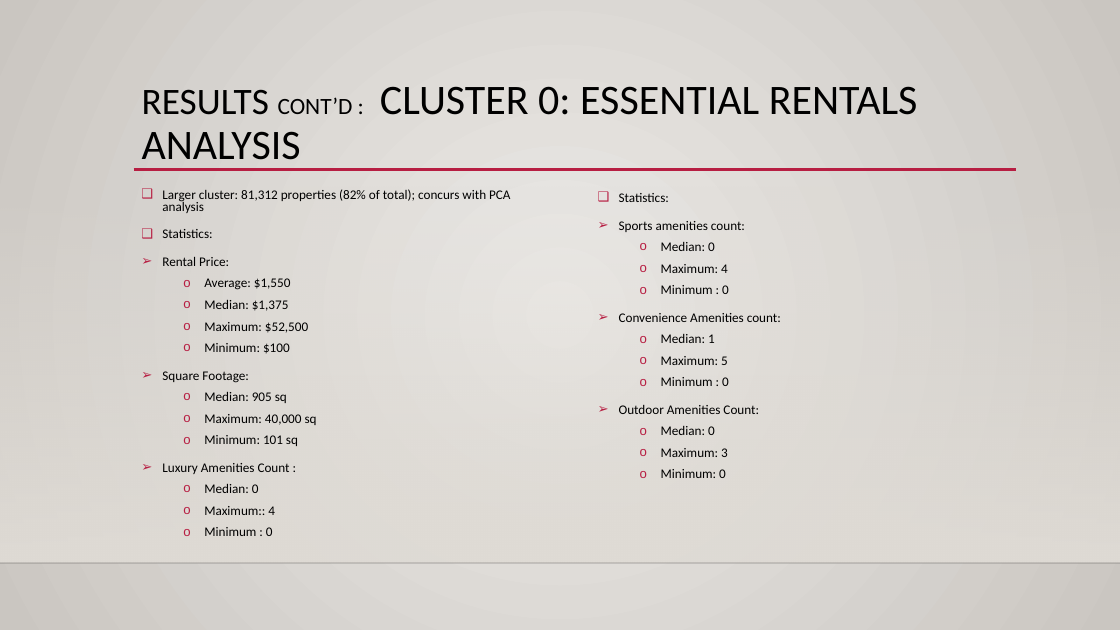
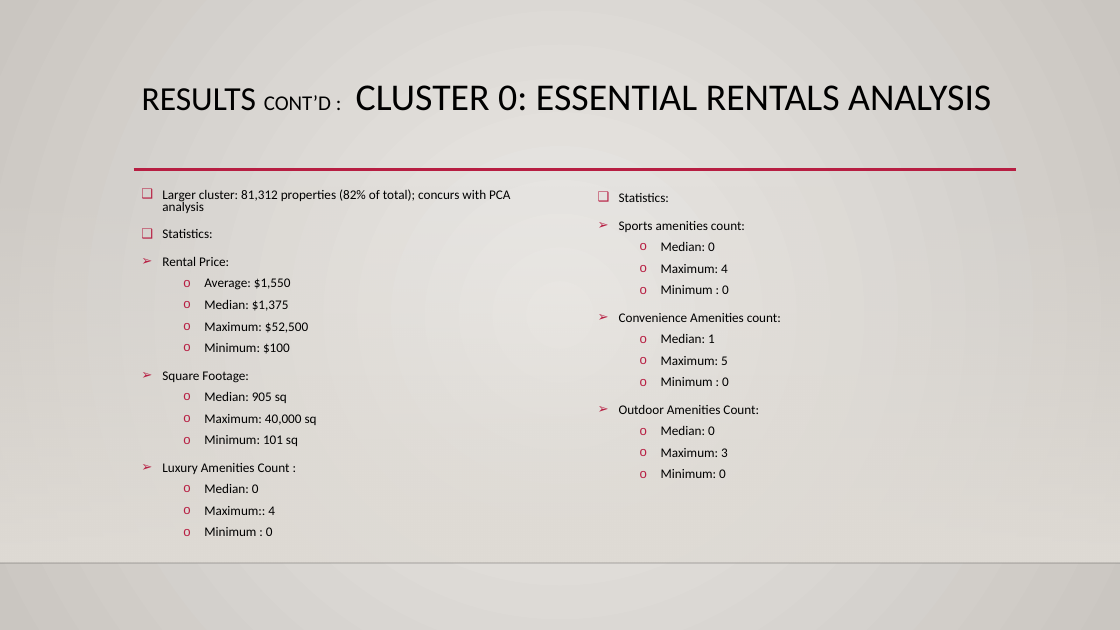
Before and after one commit to EllaN12/US_Rental_Market, a slide deck: slide 11 of Analysis of Us Rental Market.pptx. Drawn at 1120x630 pixels with LibreOffice and Linux fonts; fonts in the diff are those of the drawing; background and template pictures are left out. Boxes give left, top, right and bottom in pixels: in the first picture for what was removed or moved away, otherwise in the second. Text is boxed around its words. In the diff, an @@ line names an element or a change of style, - is before the commit and + after.

```diff
--- a/Analysis of Us Rental Market.pptx
+++ b/Analysis of Us Rental Market.pptx
@@ title "RESULTS CONT’D : CLUSTER 0: ..." at bbox=[142, 85, 991, 111]: size 32 to 28.8 pt in "RESULTS"; size 20 to 18 pt in "CONT’D :"; size 36 to 32.4 pt in "CLUSTER 0: ESSENTIAL RENTALS ANALYSIS" @@
```
Also in this commit, not shown: 2 other slides changed.
